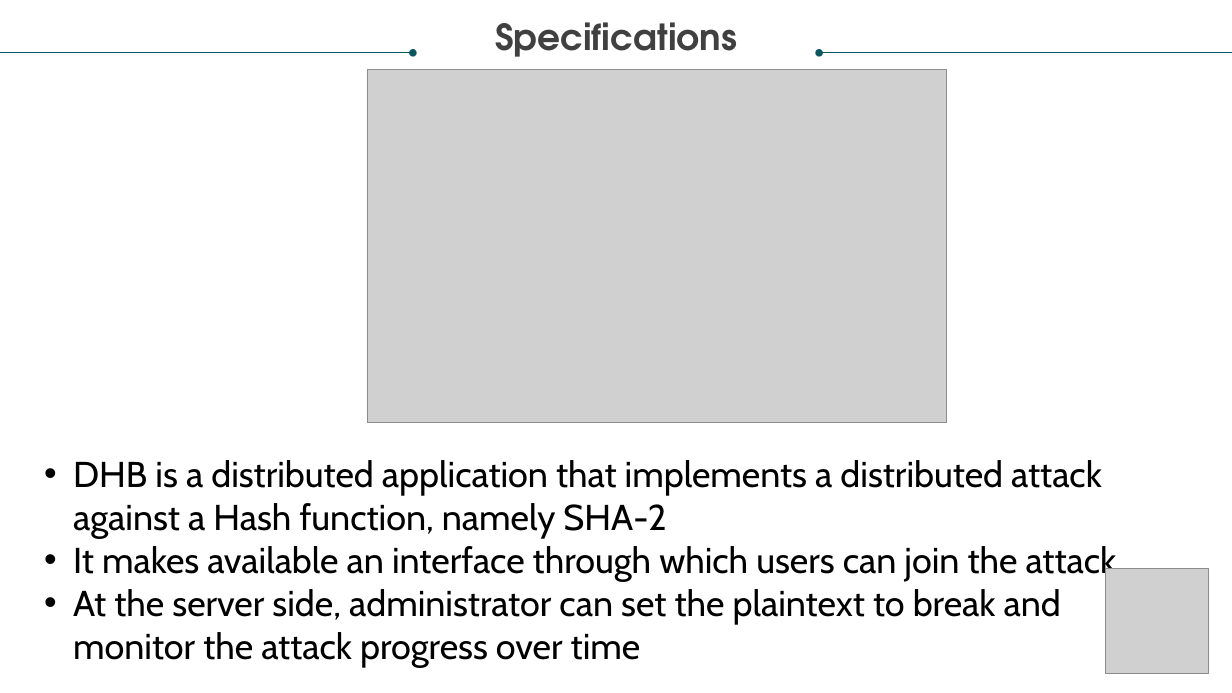
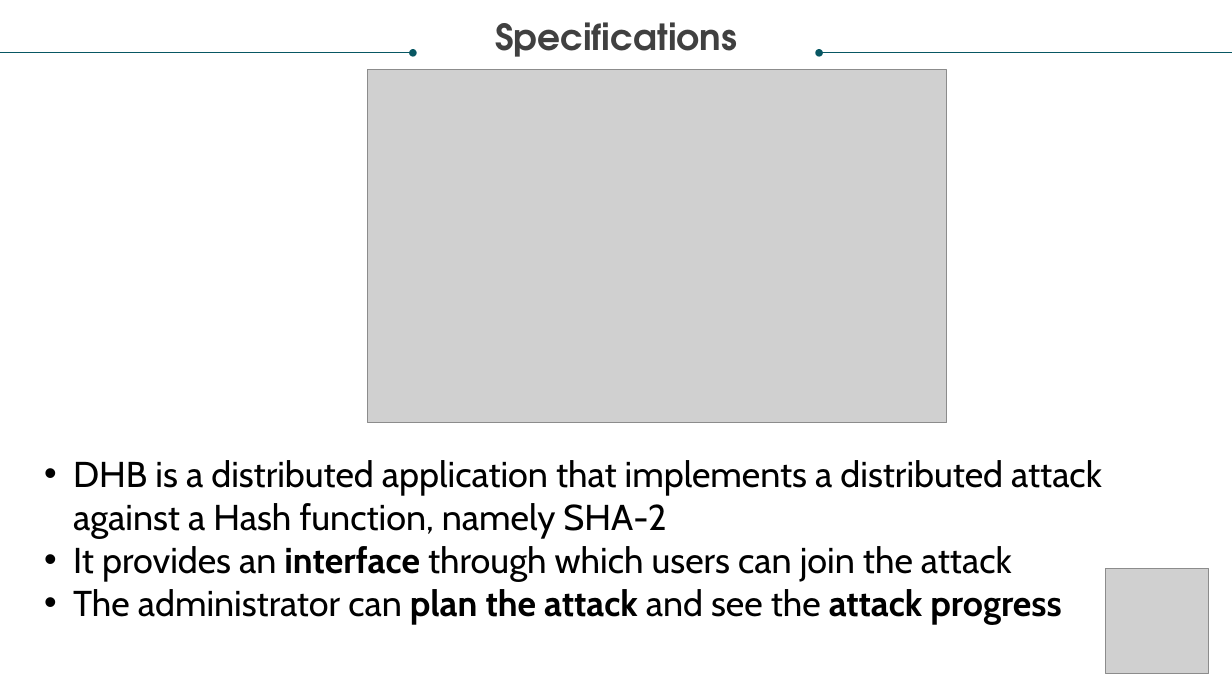
Before and after one commit to PippoGit/DistributedHashBreaker, a slide deck: slide 3 of Distributed Hash-breaker.pptx. Drawn at 1232x693 pixels with LibreOffice and Linux fonts; fonts in the diff are those of the drawing; grey boxes stand for pictures. Boxes give left, top, right and bottom in pixels: in the first picture for what was removed or moved away, otherwise in the second. Text is boxed around its words. In the diff, an @@ line names an element or a change of style, - is before the commit and + after.

Commit message:
small changes

```diff
--- a/Distributed Hash-breaker.pptx
+++ b/Distributed Hash-breaker.pptx
@@ text at (73,546,1061,625): text changed @@
-• It makes available an interface through which users can join the attack
-• At the server side, administrator can set the plaintext to break and monitor the attack progress over time
+• It provides an interface through which users can join the attack
+• The administrator can plan the attack and see the attack progress
```
Also in this commit, not shown: 1 other slide changed.
